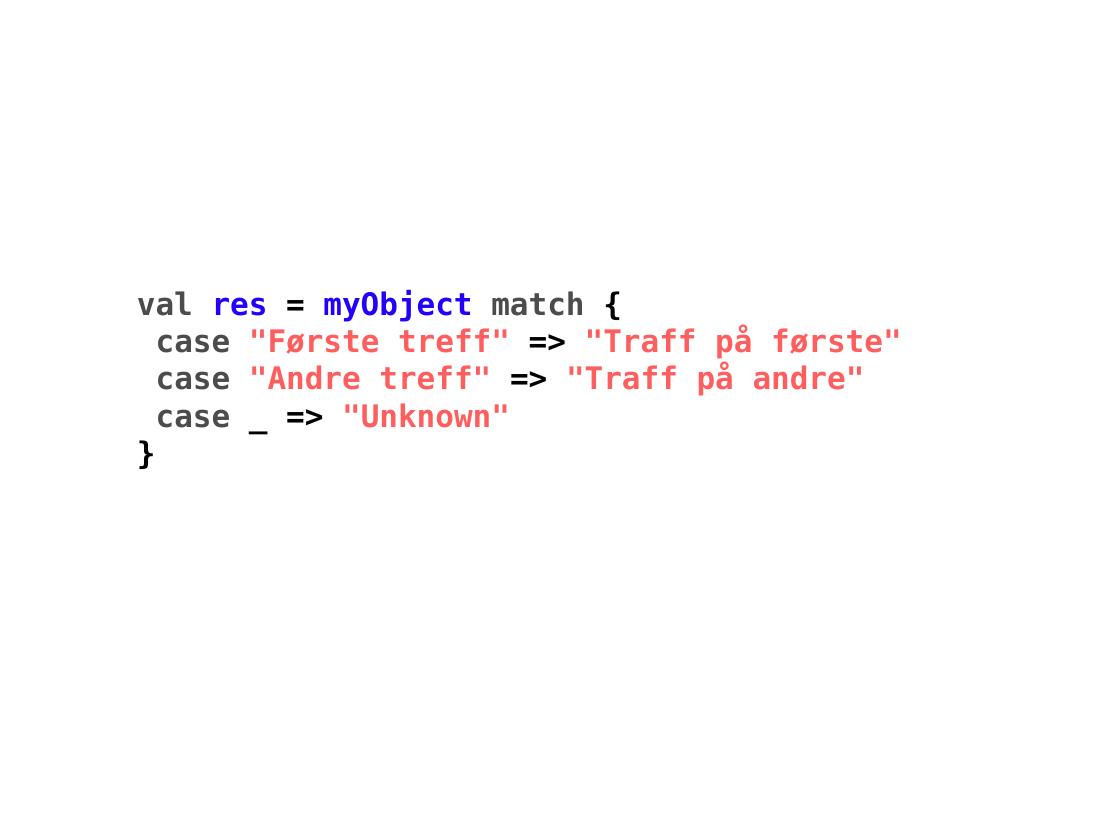
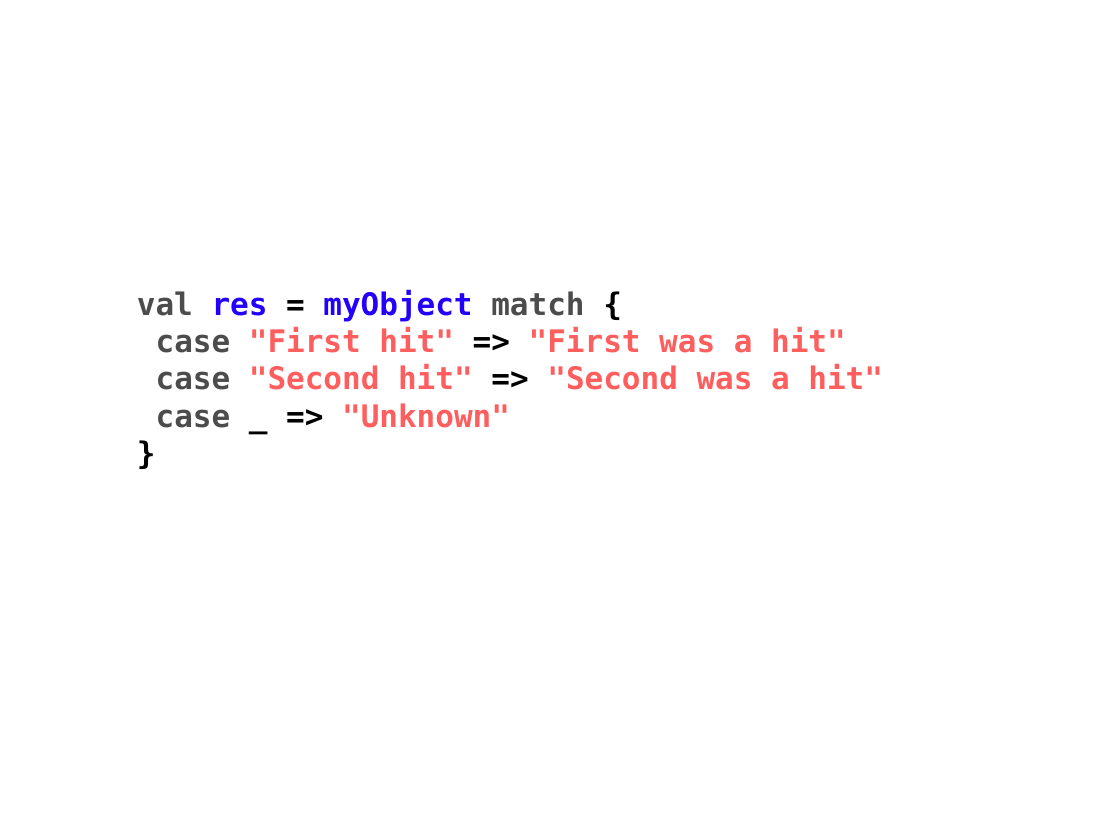
Before and after one commit to javaBin/scala-training-slides, a slide deck: slide 7 of 1.5 - PatternMatching.odp. Drawn at 1120x840 pixels with LibreOffice and Linux fonts; fonts in the diff are those of the drawing; background and template pictures are left out. Boxes give left, top, right and bottom in pixels: in the first picture for what was removed or moved away, otherwise in the second. Text is boxed around its words. In the diff, an @@ line names an element or a change of style, - is before the commit and + after.

```diff
--- a/1.5 - PatternMatching.odp
+++ b/1.5 - PatternMatching.odp
@@ text at (156,327,883,390): text changed @@
-case "Første treff" => "Traff på første"
-case "Andre treff" => "Traff på andre"
+case "First hit" => "First was a hit"
+case "Second hit" => "Second was a hit"
```
Also in this commit, not shown: 1 other slide changed, 11 other files.
